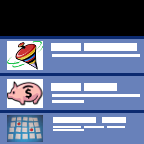
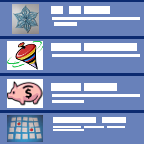
The second w=144, h=144 image is a revision of the first. Changes to its layers:
painted on "Layer" over left=0, top=0, right=144, bottom=36
